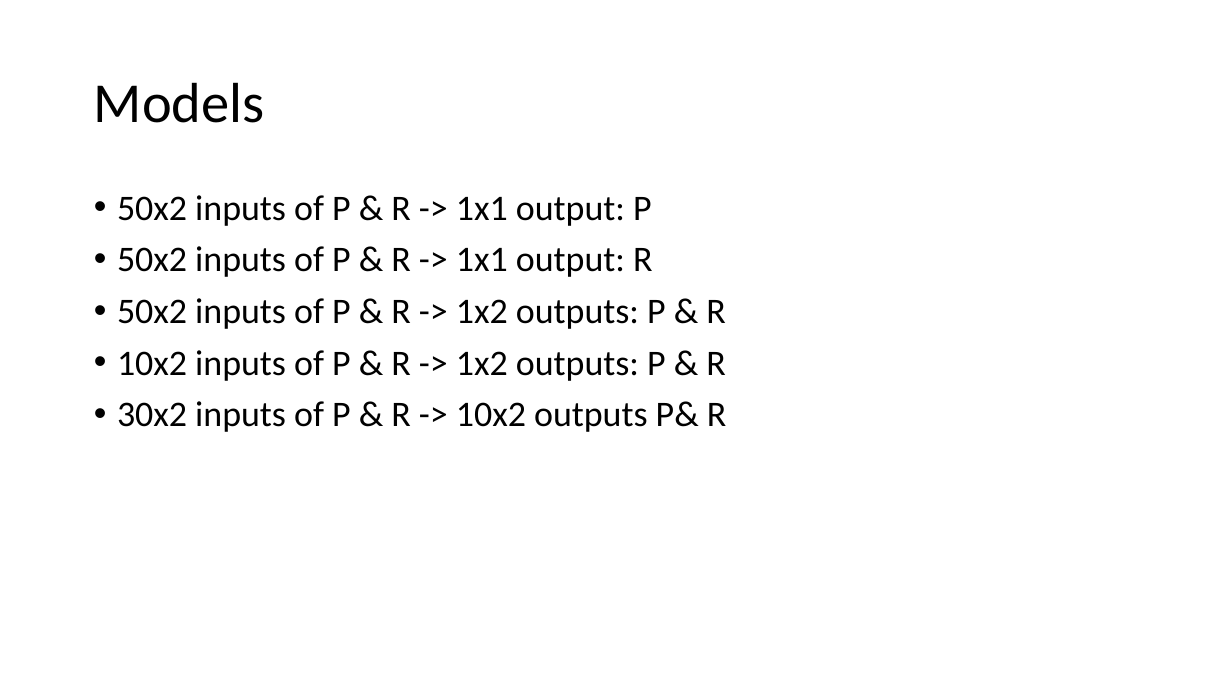
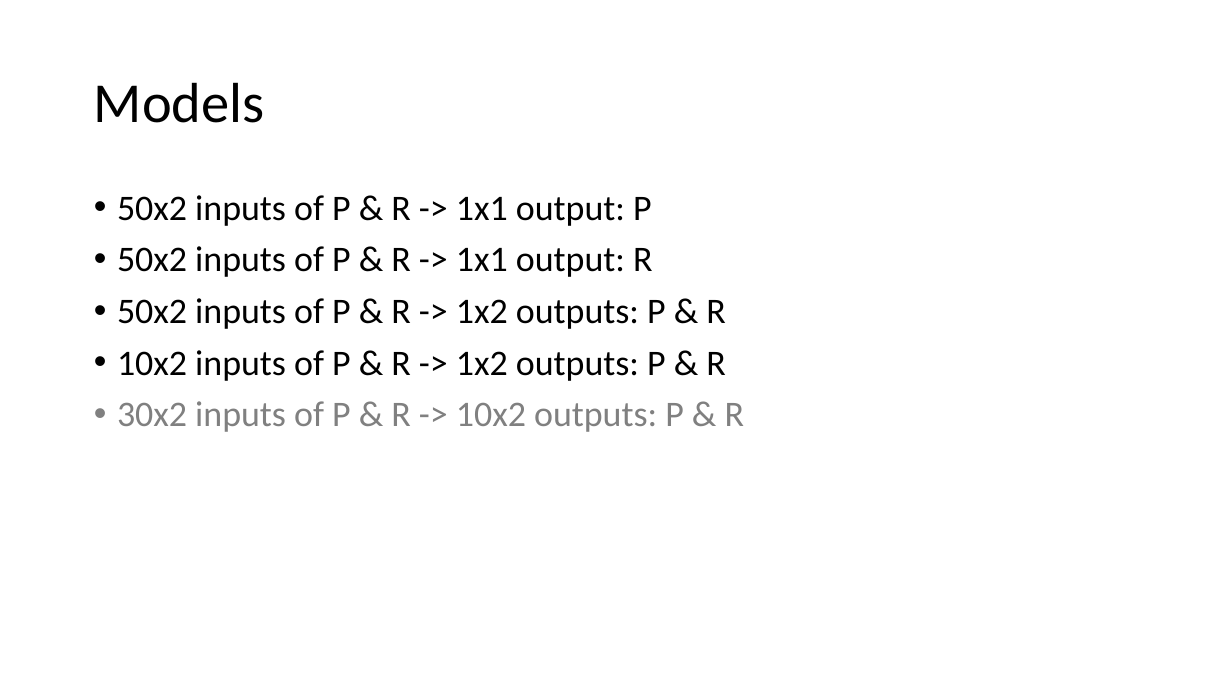
Before and after one commit to lancedw/3D-state-prediction-for-surface-vessels-using-IMU-data-and-images, a slide deck: slide 2 of Documentation/Presentations/Meeting 25-03-22.pptx. Drawn at 1232x693 pixels with LibreOffice and Linux fonts; fonts in the diff are those of the drawing. Boxes give left, top, right and bottom in pixels: in the first picture for what was removed or moved away, otherwise in the second. Text is boxed around its words. In the diff, an @@ line names an element or a change of style, - is before the commit and + after.

```diff
--- a/Documentation/Presentations/Meeting 25-03-22.pptx
+++ b/Documentation/Presentations/Meeting 25-03-22.pptx
@@ text at [117, 401, 744, 432]: text changed; text colour #000000 to #808080 @@
-• 30x2 inputs of P & R -> 10x2 outputs P& R
+• 30x2 inputs of P & R -> 10x2 outputs: P & R
```
Also in this commit, not shown: 12 other slides changed, 3 other files.
